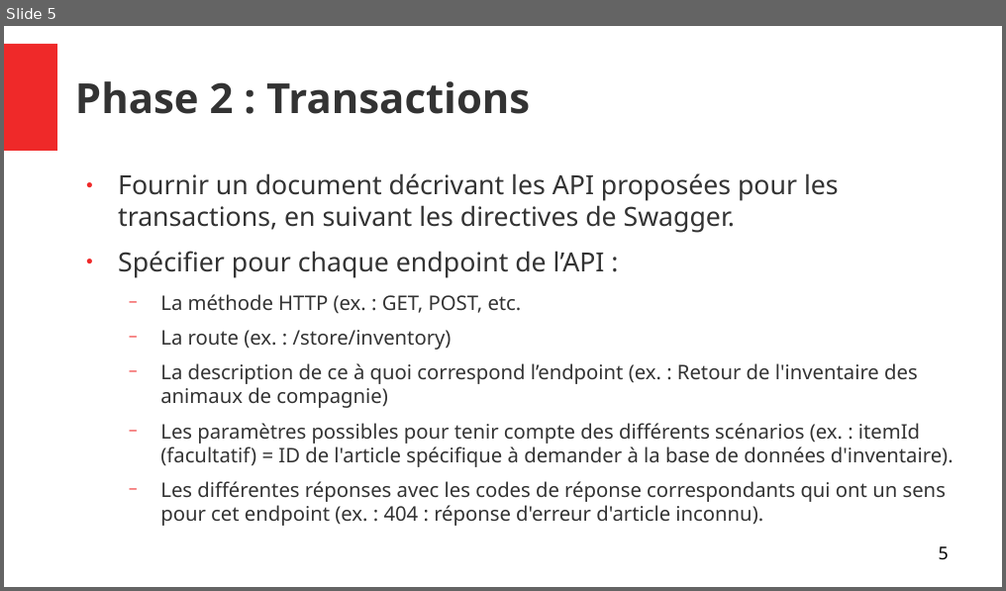
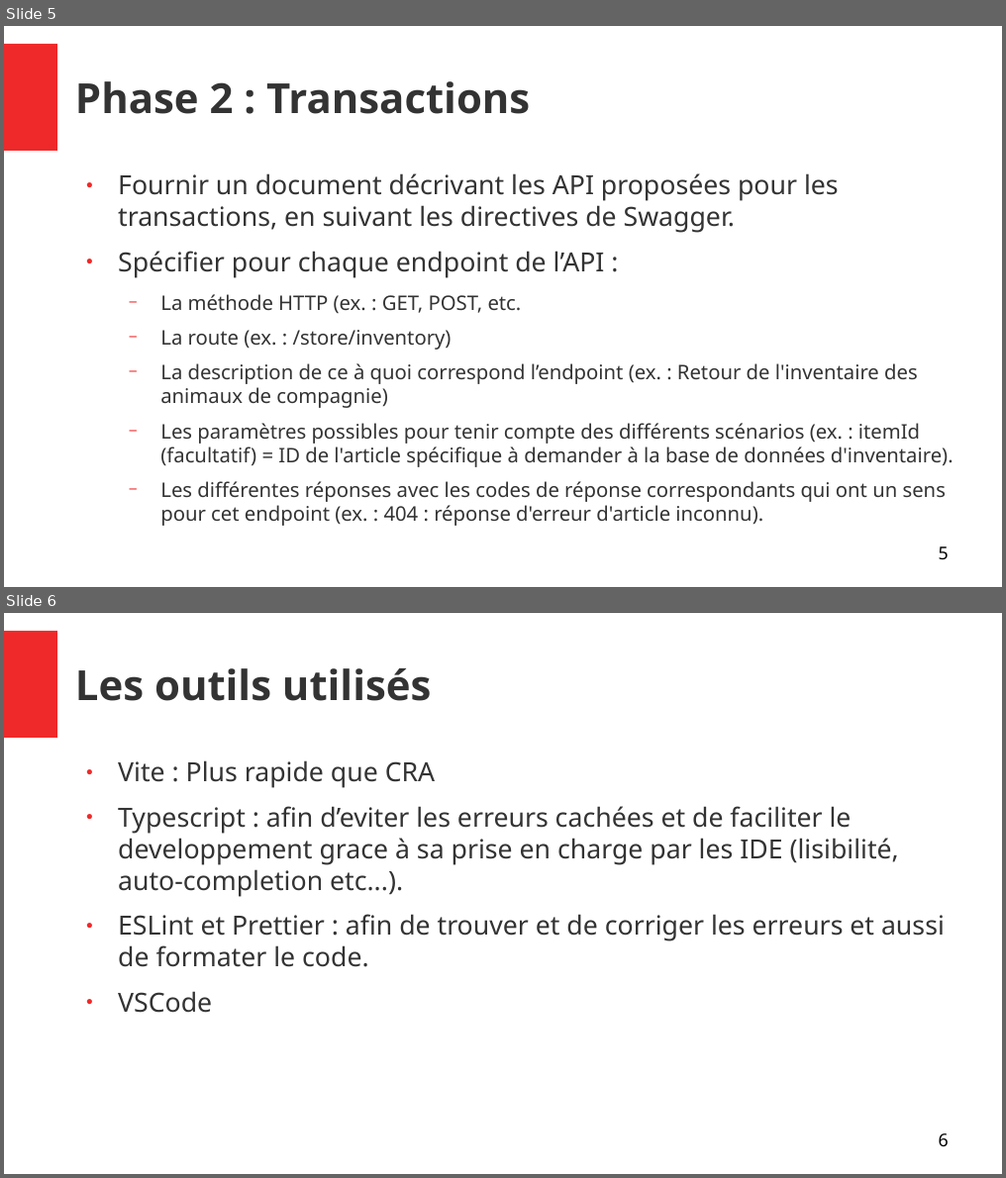
Before and after one commit to joskapotin/joskapotin_13_01042022, a slide deck: OC/SOUTENANCE/presentationProjet13.odp. Shown one above the other, each under a label of ours: slide 5 before the commit, slides 5 and 6 after it. The pictures are 1006x591 and 1006x1178 pixels, drawn with LibreOffice and Linux fonts; fonts in the diff are those of the drawing. Boxes give left, top, right and bottom in pixels: in the first picture for what was removed or moved away, otherwise in the second. Text is boxed around its words. In the diff, an @@ line names an element or a change of style, - is before the commit and + after.

```diff
--- a/OC/SOUTENANCE/presentationProjet13.odp
+++ b/OC/SOUTENANCE/presentationProjet13.odp
@@ slide 6 added at (4,613,1002,1174), background #FFFFFF; not listed: 1 template element that a slide beside it also shows @@
@@ title added at (75,668,431,701), 33 pt, text #333333, bold @@
+Les outils utilisés
@@ text added at (118,761,944,1013), 21 pt, text #333333 @@
+● Vite : Plus rapide que CRA
+● Typescript : afin d’eviter les erreurs cachées et de faciliter le developpement grace à sa prise en charge par les IDE (lisibilité, auto-completion etc...).
+● ESLint et Prettier : afin de trouver et de corriger les erreurs et aussi de formater le code.
+● VSCode
@@ page number added at (939,1134,948,1147), 14 pt, text #000000 @@
+6
```
Also in this commit, not shown: 1 slide removed, 10 other files.
